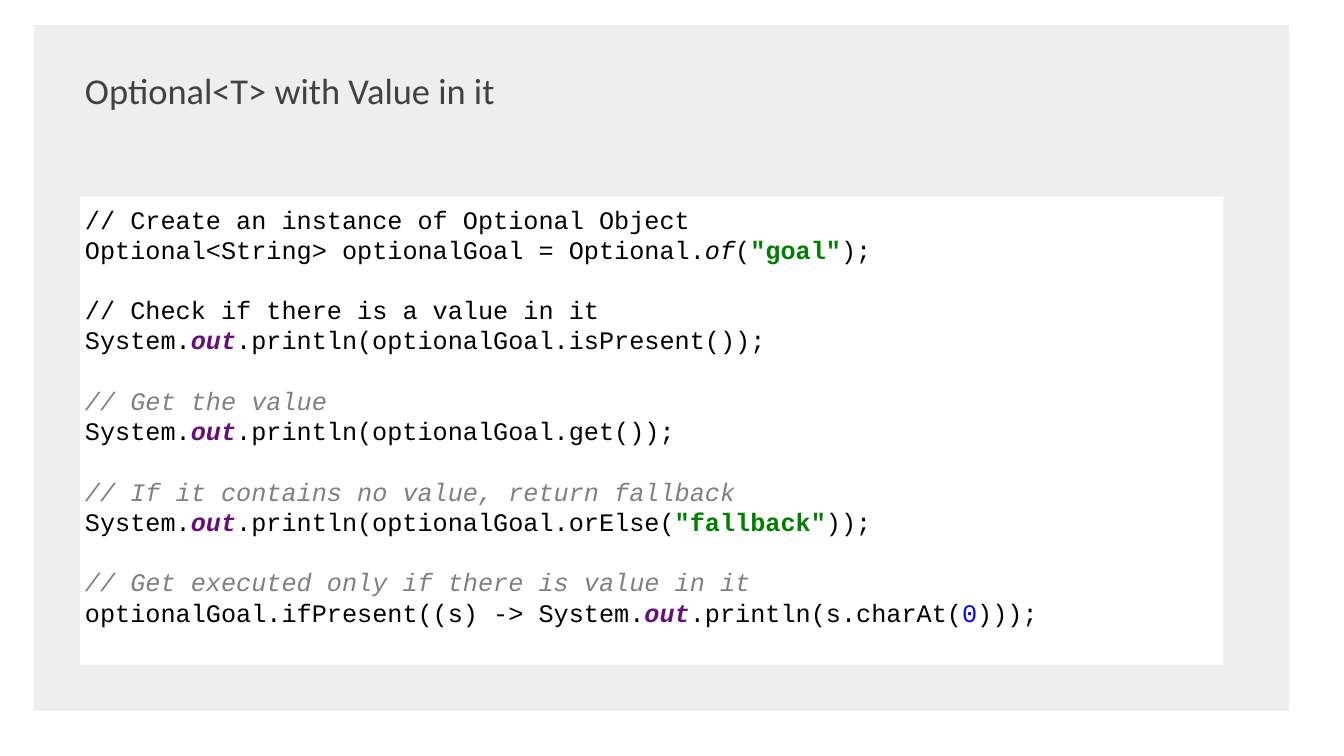
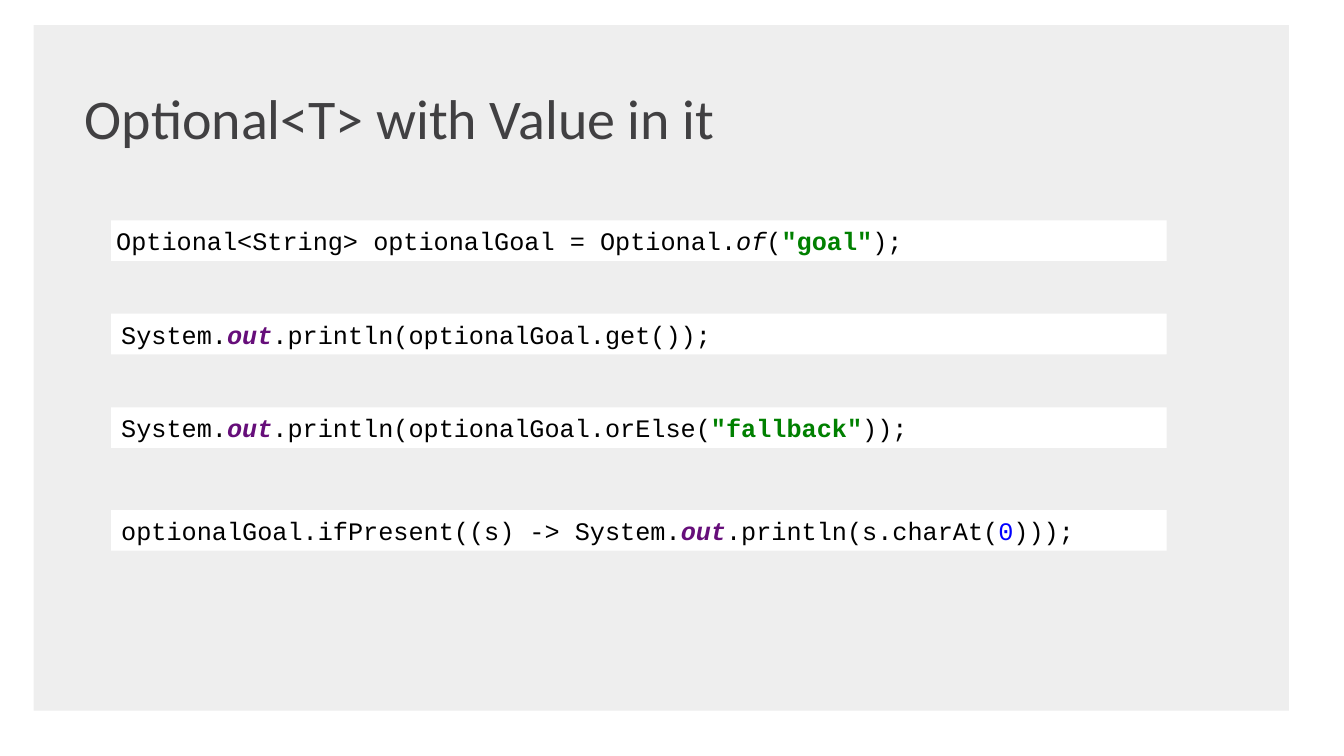
Before and after one commit to shaojie-xu-kp/Java8_lunch_learn, a slide deck: slide 37 of Java 8 & TDP.pptx. Drawn at 1344x756 pixels with LibreOffice and Linux fonts; fonts in the diff are those of the drawing; background and template pictures are left out. Boxes give left, top, right and bottom in pixels: in the first picture for what was removed or moved away, otherwise in the second. Text is boxed around its words. In the diff, an @@ line names an element or a change of style, - is before the commit and + after.

```diff
--- a/Java 8 & TDP.pptx
+++ b/Java 8 & TDP.pptx
@@ text "Optional<T> with Value in it": place and size @@
-text "Optional<T> with Value in it" at [85, 78, 494, 110]
+text "Optional<T> with Value in it" at [85, 100, 715, 148]
@@ text "Optional<T> with Value in it" at [85, 100, 715, 148]: size 26 to 40 pt @@
@@ rectangle "Optional<String> optionalGoal = Optional.of("goal");": place and size @@
-rectangle "Optional<String> optionalGoal = Optional.of("goal");" at [80, 197, 1224, 664]
+rectangle "Optional<String> optionalGoal = Optional.of("goal");" at [111, 221, 1167, 261]
@@ text in rectangle at [130, 210, 690, 235]: paragraph removed @@
-// Create an instance of Optional Object
@@ text in rectangle at [85, 301, 1038, 628]: paragraphs removed @@
-// Check if there is a value in it
-System.out.println(optionalGoal.isPresent());
-// Get the value
-System.out.println(optionalGoal.get());
-// If it contains no value, return fallback
-System.out.println(optionalGoal.orElse("fallback"));
-// Get executed only if there is value in it
-optionalGoal.ifPresent((s) -> System.out.println(s.charAt(0)));
@@ rectangle added at [111, 314, 1167, 354], fill #FFFFFF, 18 pt, text #000000 @@
+System.out.println(optionalGoal.get());
@@ rectangle added at [111, 407, 1167, 448], fill #FFFFFF, 18 pt, text #000000 @@
+System.out.println(optionalGoal.orElse("fallback"));
@@ rectangle added at [111, 510, 1167, 551], fill #FFFFFF, 18 pt, text #000000 @@
+optionalGoal.ifPresent((s) -> System.out.println(s.charAt(0)));
```
Also in this commit, not shown: 8 other slides changed, 1 other file.
